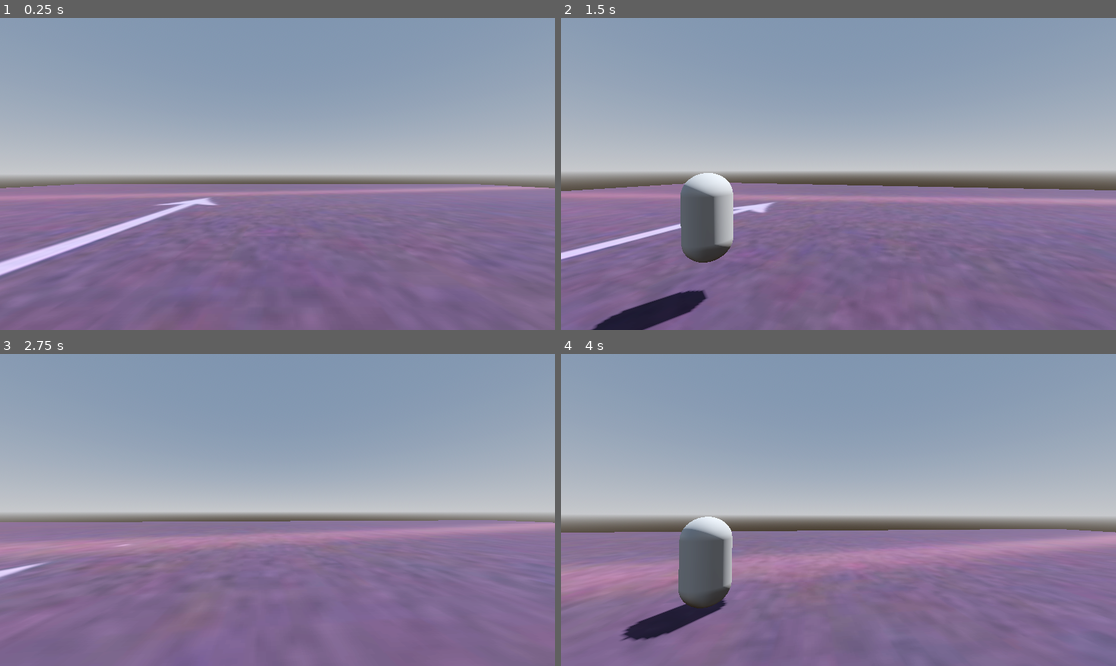
Above: before the commit, frames 1-4 (two rows, left to right).
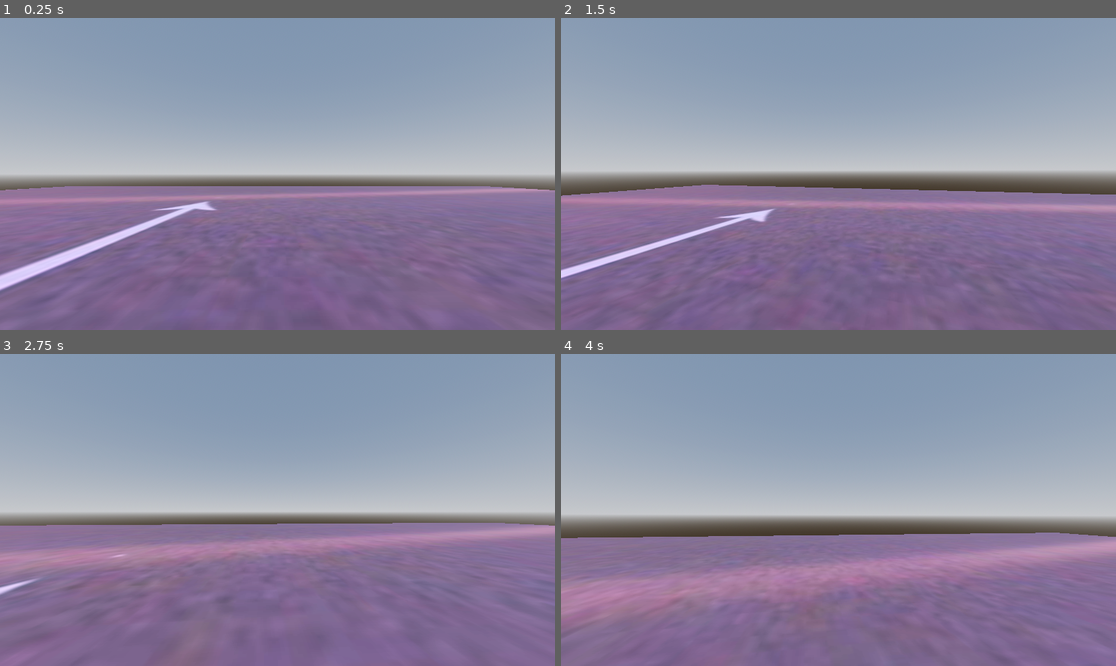
Above: after the commit, the same moments.

Repository: Takos4Lunch/Project1873
Game: Godot game, scene res://world.tscn
Two runs of this game, one before a commit and one after it. Both use one fixed random seed, a clock stepped at 60 frames per second and the inputs below.
Inputs (mouse positions are in pixels of both pictures, inside the frame that each line leads up to):
- Up to frame 1 (0.25 s): no input
- Up to frame 2 (1.5 s): move the mouse to (866, 174) at 0.52 s; hold W (up) from 0.53 s (still down); tap C (camera) at 0.6 s; tap Space (jump) at 0.77 s; move the mouse to (810, 174) at 1.27 s; tap Shift (sprint) at 1.35 s
- Up to frame 3 (2.75 s): keep holding W (up); tap Space (jump) at 1.52 s; move the mouse to (288, 503) at 2.02 s; tap C (camera) at 2.1 s
- Up to frame 4 (4 s): keep holding W (up); move the mouse to (832, 516) at 2.77 s; tap Shift (sprint) at 2.85 s; tap Space (jump) at 3.02, 3.77 s; move the mouse to (877, 513) at 3.52 s; tap C (camera) at 3.6 s

The runs differ from the first frame. In frame 1, 4.4% of the frame differs, in the area x 0-100%, y 53-100%; in frame 2, 8.6%; in frame 3, 5.4%; in frame 4, 11%, in the area x 0-100%, y 52-92%.

Commit message:
head bob

Diff:
--- a/scripts/Player.gd
+++ b/scripts/Player.gd
@@ -71,6 +71,12 @@
 		head.rotation.z = lerp_angle(head.rotation.z, deg_to_rad(5), 0.05)
 	else:
 		head.rotation.z = lerp_angle(head.rotation.z, deg_to_rad(0), 0.05)
+	if input_dir.y>0:
+		$Head/AnimationPlayer.play("bob")
+	elif input_dir.y<0:
+		$Head/AnimationPlayer.play("bob")
+	else:
+		$Head/AnimationPlayer.stop()
 	#FOV
 	var velocity_clamped = clamp(velocity.length(), 0.5, SPRINT_SPEED *2)
 	var target_fov = BASE_FOV + FOV_CHANGE * velocity_clamped
--- a/world.tscn
+++ b/world.tscn
@@ -24,6 +24,44 @@
 
 [sub_resource type="ConvexPolygonShape3D" id="ConvexPolygonShape3D_gpao1"]
 points = PackedVector3Array(-0.125207, -0.532801, -0.480507, 0.0227831, 0.47607, 0.498884, 0.169713, 0.559144, 0.464172 …(924 unchanged characters)…
+
+[sub_resource type="Animation" id="Animation_qu7di"]
+resource_name = "bob"
+length = 0.6
+loop_mode = 1
+tracks/0/type = "value"
+tracks/0/imported = false
+tracks/0/enabled = true
+tracks/0/path = NodePath(".:position")
+tracks/0/interp = 1
+tracks/0/loop_wrap = true
+tracks/0/keys = {
+"times": PackedFloat32Array(0, 0.3, 0.6),
+"transitions": PackedFloat32Array(1, 1, 1),
+"update": 0,
+"values": [Vector3(0, 0.475, 0), Vector3(0, 0.6, 0), Vector3(0, 0.475, 0)]
+}
+
+[sub_resource type="Animation" id="Animation_3ml7f"]
+length = 0.001
+tracks/0/type = "value"
+tracks/0/imported = false
+tracks/0/enabled = true
+tracks/0/path = NodePath(".:position")
+tracks/0/interp = 1
+tracks/0/loop_wrap = true
+tracks/0/keys = {
+"times": PackedFloat32Array(0),
+"transitions": PackedFloat32Array(1),
+"update": 0,
+"values": [Vector3(0, 0.475, 0)]
+}
+
+[sub_resource type="AnimationLibrary" id="AnimationLibrary_34pig"]
+_data = {
+"RESET": SubResource("Animation_3ml7f"),
+"bob": SubResource("Animation_qu7di")
+}
 
 [sub_resource type="StandardMaterial3D" id="StandardMaterial3D_4yolv"]
 albedo_color = Color(1, 0, 1, 1)
@@ -54,6 +92,7 @@
 
 [node name="MeshInstance3D" type="MeshInstance3D" parent="Player"]
 transform = Transform3D(1, 0, 0, 0, 1, 0, 0, 0, 1, 0, 1.15408, 0)
+visible = false
 mesh = SubResource("CapsuleMesh_o01no")
 
 [node name="CollisionShape3D" type="CollisionShape3D" parent="Player"]
@@ -61,12 +100,18 @@
 shape = SubResource("ConvexPolygonShape3D_gpao1")
 
 [node name="Head" type="Node3D" parent="Player"]
+transform = Transform3D(1, 0, 0, 0, 1, 0, 0, 0, 1, 0, 0.475, 0)
 
 [node name="Camera3D" type="Camera3D" parent="Player/Head"]
-transform = Transform3D(1, 0, 0, 0, 1, 0, 0, 0, 1, -0.00651538, 1.66924, 0.124133)
+transform = Transform3D(1, 0, 0, 0, 1, 0, 0, 0, 1, -0.00651538, 1.49337, -0.0565306)
 
 [node name="Camera3D2" type="Camera3D" parent="Player/Head"]
 transform = Transform3D(0.992538, 0, 0.121939, 0, 1, 0, -0.121939, 0, 0.992538, 3.49838, 2.20469, 4.21021)
+
+[node name="AnimationPlayer" type="AnimationPlayer" parent="Player/Head"]
+libraries = {
+"": SubResource("AnimationLibrary_34pig")
+}
 
 [node name="CSGBox3D2" type="CSGBox3D" parent="."]
 transform = Transform3D(1, 0, 0, 0, 1, 0, 0, 0, 1, 2.38419e-07, 0.480453, 5.27127)
Not shown: 1 places in world.tscn that only renumber resources
